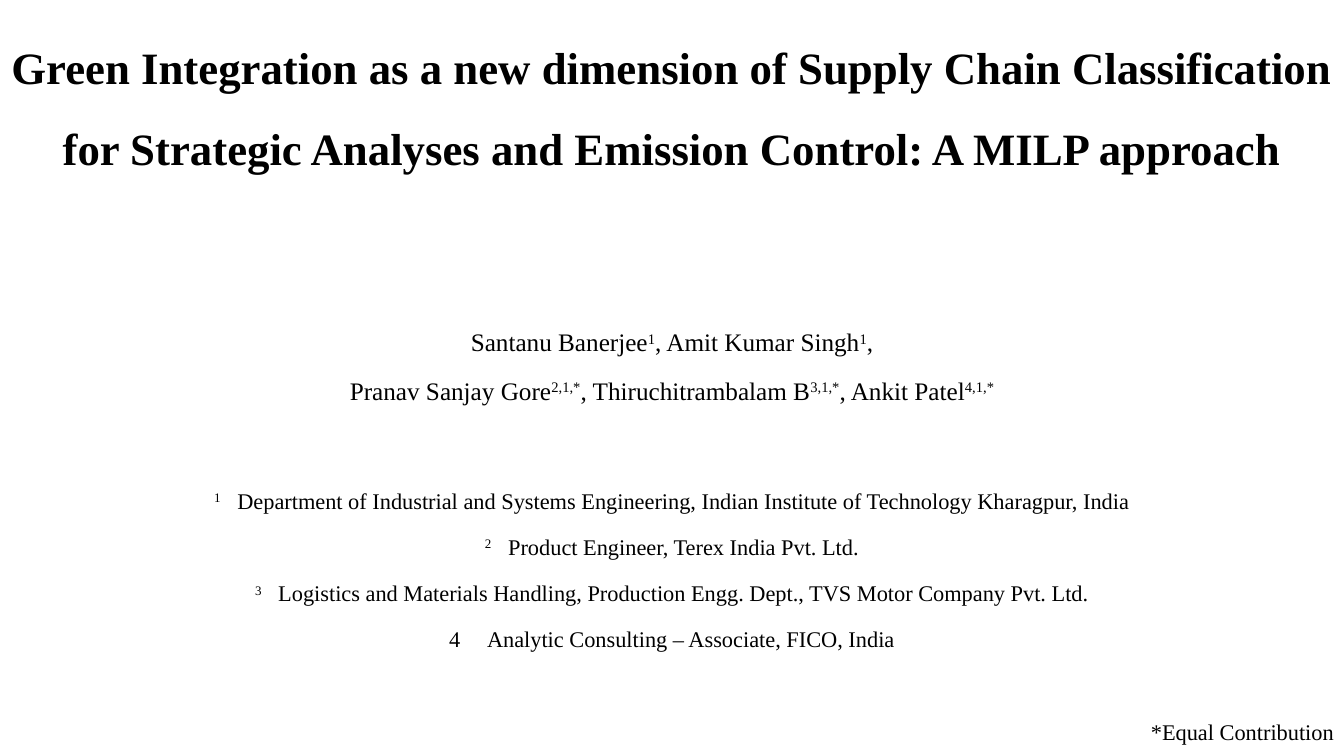
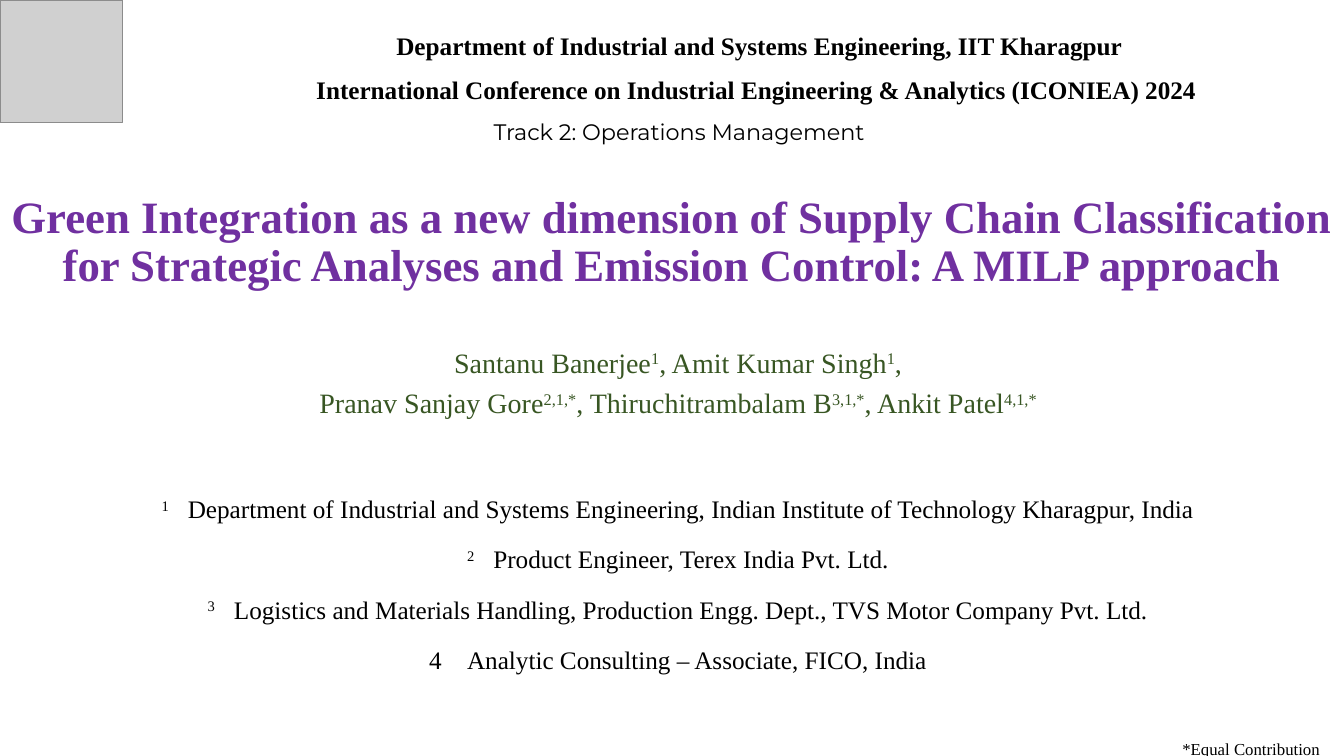
Before and after one commit to SanTanBan/DataSet-ICONIEA-2024-Emission-Reduction-through-Green-Sustainable-Supply-Chains, a slide deck: slide 1 of Santanu ~ PaperID 202331307 ~ Presented on 17.2.2024 in Venue V3 Operations Management Track.pptx. Drawn at 1344x756 pixels with LibreOffice and Linux fonts; fonts in the diff are those of the drawing; grey boxes stand for pictures; background and template pictures are left out. Boxes give left, top, right and bottom in pixels: in the first picture for what was removed or moved away, otherwise in the second. Text is boxed around its words. In the diff, an @@ line names an element or a change of style, - is before the commit and + after.

```diff
--- a/Santanu ~ PaperID 202331307 ~ Presented on 17.2.2024 in Venue V3 Operations Management Track.pptx
+++ b/Santanu ~ PaperID 202331307 ~ Presented on 17.2.2024 in Venue V3 Operations Management Track.pptx
@@ picture added at (0,0,123,123) @@
@@ text added at (316,37,1195,105), 18 pt, text #000000, bold @@
+Department of Industrial and Systems Engineering, IIT Kharagpur
+International Conference on Industrial Engineering & Analytics (ICONIEA) 2024
@@ text added at (494,123,865,145), 16 pt, text #000000 @@
+Track 2: Operations Management
@@ title "Green Integration as a new ...": place and size @@
-title "Green Integration as a new ..." at (11,52,1331,174)
+title "Green Integration as a new ..." at (11,201,1331,291)
@@ title "Green Integration as a new ..." at (11,201,1331,291): text colour #000000 to #7030A0; line spacing 1.5 to 0.9 @@
@@ subtitle "Santanu Banerjee1, Amit Kumar Singh1, ...": place and size @@
-subtitle "Santanu Banerjee1, Amit Kumar Singh1, ..." at (214,334,1334,745)
+subtitle "Santanu Banerjee1, Amit Kumar Singh1, ..." at (162,354,1320,756)
@@ subtitle "Santanu Banerjee1, Amit Kumar Singh1, ..." at (162,354,1320,756): size 18 to 20 pt, text colour #000000 to #385723 in "Santanu Banerjee1, Amit Kumar Singh1, Pranav Sanjay ..."; size 16 to 18 pt in "1 Department of Industrial and Systems Engineering, ...", "2 Product Engineer, Terex India Pvt. Ltd.", "3 Logistics and Materials Handling, Production Engg. ...", "Analytic Consulting – Associate, FICO, India"; size 16 to 12 pt in "*Equal Contribution"; line spacing 1.6 to 1.2 @@
```
Also in this commit, not shown: 2 other slides changed, 1 slide added.
